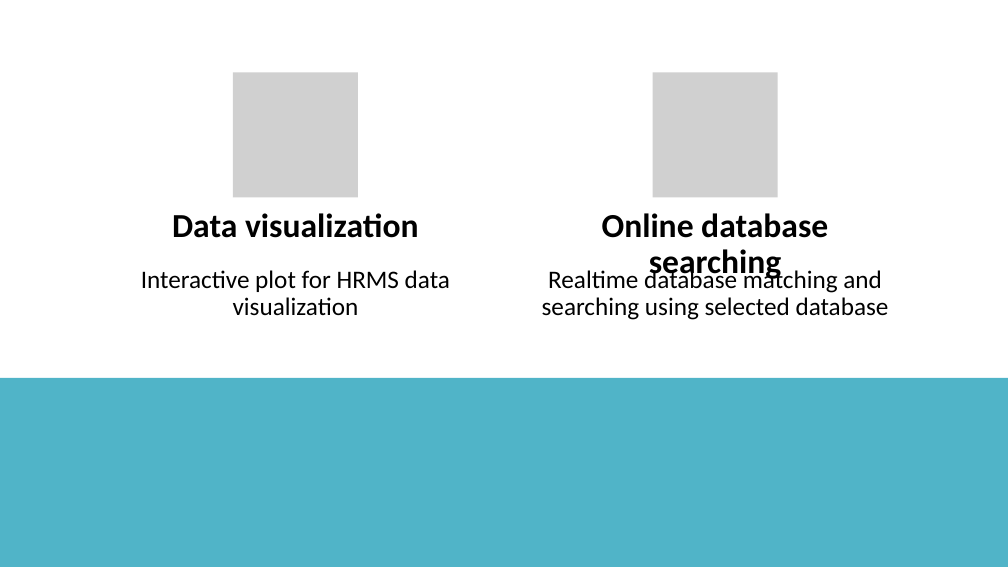
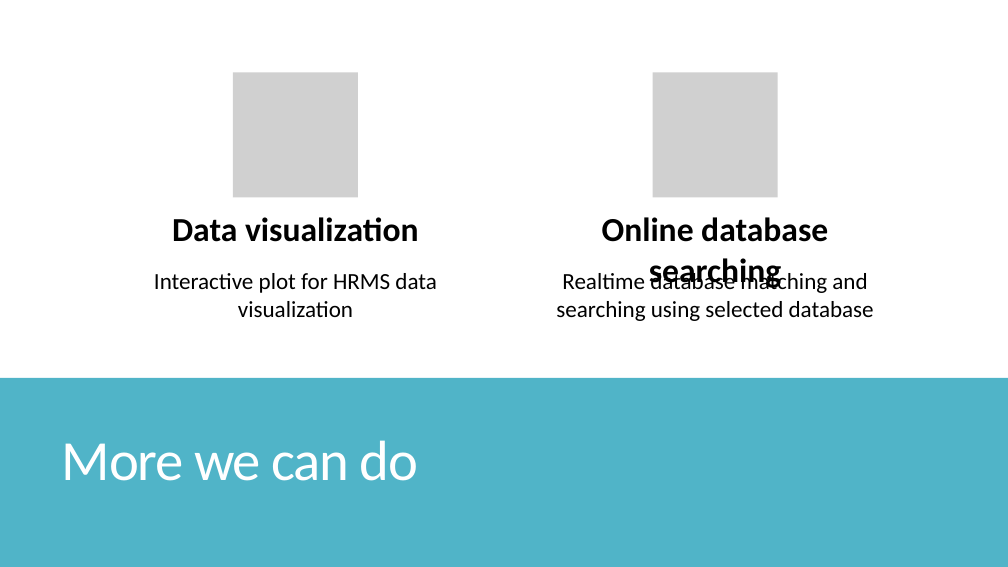
Before and after one commit to XiminHu/mass-suite, a slide deck: slide 13 of doc/20200623 Showcase.pptx (slide 12 before the commit). Drawn at 1008x567 pixels with LibreOffice and Linux fonts; fonts in the diff are those of the drawing; grey boxes stand for pictures. Boxes give left, top, right and bottom in pixels: in the first picture for what was removed or moved away, otherwise in the second. Text is boxed around its words. In the diff, an @@ line names an element or a change of style, - is before the commit and + after.

```diff
--- a/doc/20200623 Showcase.pptx
+++ b/doc/20200623 Showcase.pptx
@@ text "Data visualization" at (x1=172, y1=217, x2=419, y2=242): line spacing 0.9 to 1 @@
@@ text "Online database searching" at (x1=602, y1=217, x2=828, y2=289): line spacing 0.9 to 1 @@
@@ text "Interactive plot for HRMS data ..." at (x1=154, y1=273, x2=436, y2=317): size 24 to 22 pt; line spacing 0.9 to 1 @@
@@ text "Realtime database matching and searching ..." at (x1=556, y1=270, x2=874, y2=321): size 24 to 22 pt; line spacing 0.9 to 1 @@
@@ text added at (x1=62, y1=440, x2=418, y2=481), 54 pt, text #FFFFFF @@
+More we can do
```
Also in this commit, not shown: 5 other slides changed, 2 slides added, 1 slide removed, 3 other files.
